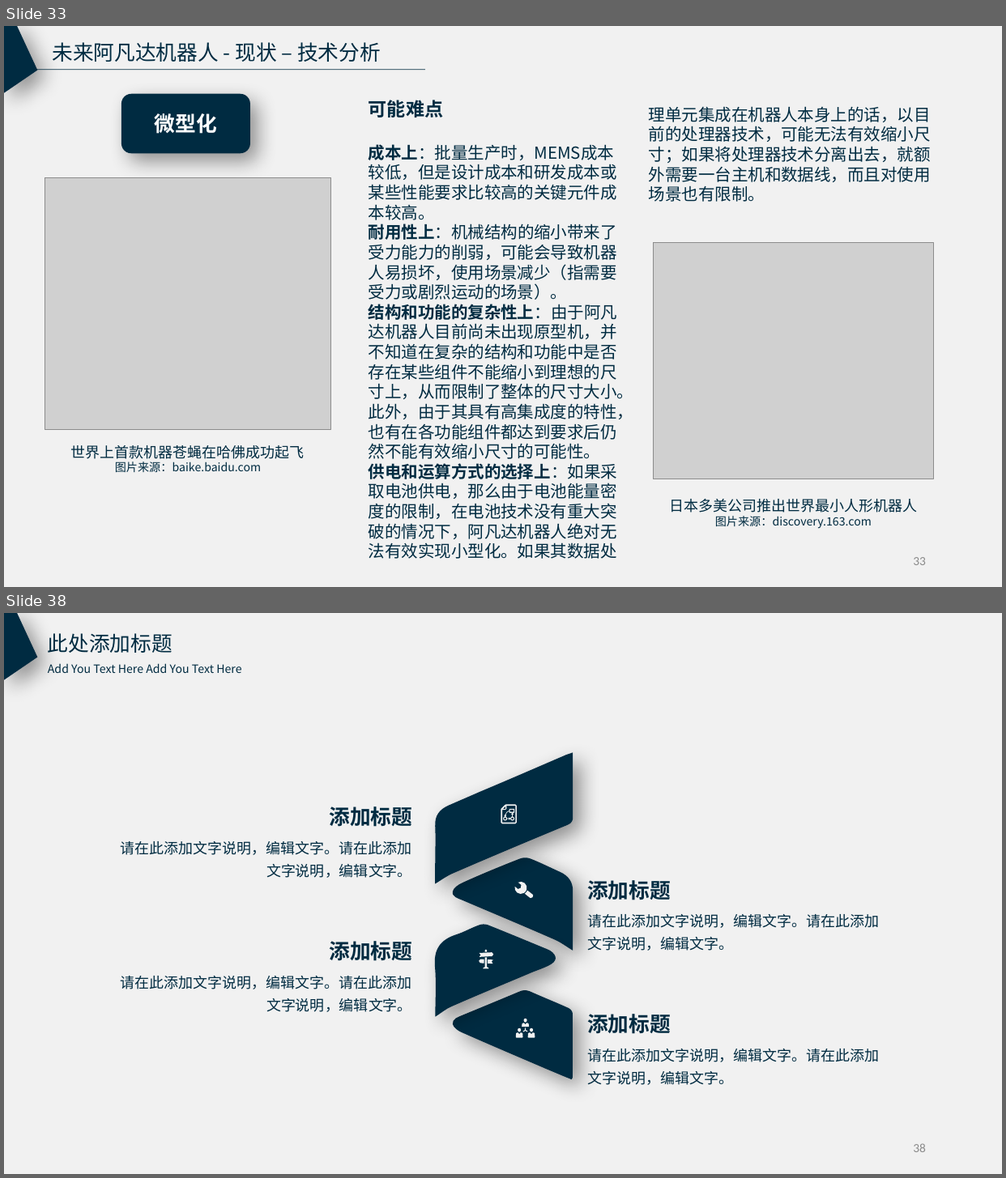
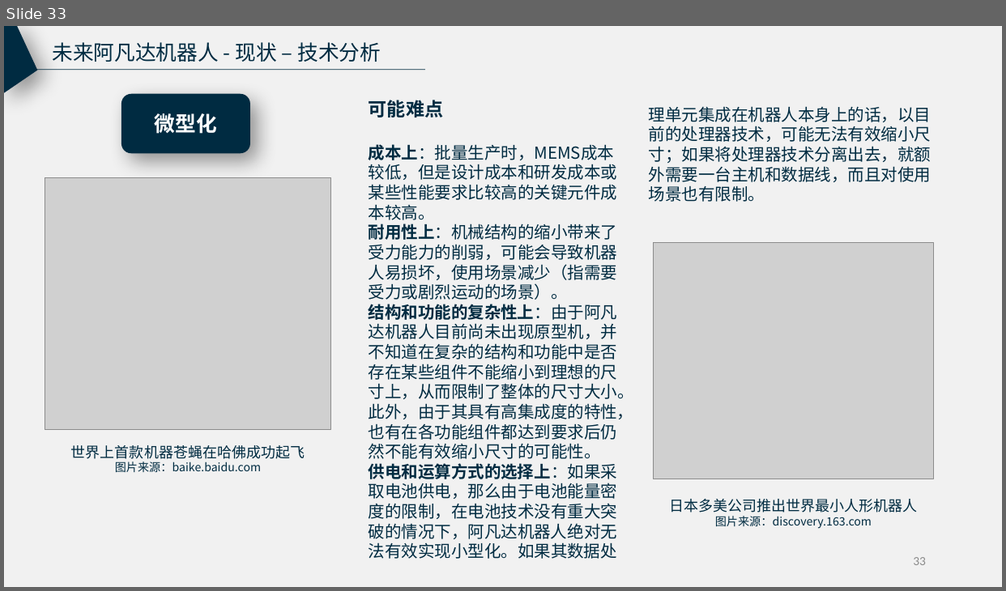
Before and after one commit to RunTimeError2/Avabot---Industry-Frontier, a slide deck: 未来阿凡达机器人_产业调研报告试验稿.pptx. Shown one above the other, each under a label of ours: slides 33 and 38 before the commit, slide 33 after it; the slides between them are not shown. The pictures are 1006x1178 and 1006x591 pixels, drawn with LibreOffice and Linux fonts; fonts in the diff are those of the drawing; grey boxes stand for pictures. Boxes give left, top, right and bottom in pixels: in the first picture for what was removed or moved away, otherwise in the second. Text is boxed around its words. In the diff, an @@ line names an element or a change of style, - is before the commit and + after.

```diff
--- a/未来阿凡达机器人_产业调研报告试验稿.pptx
+++ b/未来阿凡达机器人_产业调研报告试验稿.pptx
@@ slide 38 removed at [4, 613, 1002, 1174], background #F1F1F1 @@
@@ freeform shape removed at [4, 613, 38, 680] @@
@@ text removed at [48, 633, 172, 653] @@
-此处添加标题
@@ text removed at [48, 663, 241, 673] @@
-Add You Text Here Add You Text Here
@@ freeform shape removed at [435, 752, 573, 884] @@
@@ text removed at [329, 807, 412, 827] @@
-添加标题
@@ freeform shape removed at [501, 805, 517, 824] @@
@@ freeform shape removed at [503, 809, 514, 821] @@
@@ text removed at [121, 841, 412, 878] @@
-请在此添加文字说明，编辑文字。请在此添加文字说明，编辑文字。
@@ freeform shape removed at [451, 858, 573, 951] @@
@@ freeform shape removed at [514, 882, 527, 895] @@
@@ freeform shape removed at [525, 891, 534, 899] @@
@@ text removed at [587, 880, 671, 901] @@
-添加标题
@@ freeform shape removed at [434, 924, 558, 1017] @@
@@ text removed at [587, 914, 879, 951] @@
-请在此添加文字说明，编辑文字。请在此添加文字说明，编辑文字。
@@ text removed at [329, 941, 412, 961] @@
-添加标题
@@ freeform shape removed at [479, 950, 493, 969] @@
@@ text removed at [121, 976, 412, 1012] @@
-请在此添加文字说明，编辑文字。请在此添加文字说明，编辑文字。
@@ freeform shape removed at [479, 953, 493, 957] @@
@@ freeform shape removed at [452, 990, 573, 1080] @@
@@ text removed at [587, 1014, 671, 1034] @@
-添加标题
@@ group removed at [516, 1019, 535, 1038]: 4 freeform shapes @@
@@ text removed at [587, 1049, 879, 1085] @@
-请在此添加文字说明，编辑文字。请在此添加文字说明，编辑文字。
@@ page number removed at [913, 1144, 926, 1152] @@
-38
```
Also in this commit, not shown: 3 slides changed, 7 slides added, 3 other slides removed.
